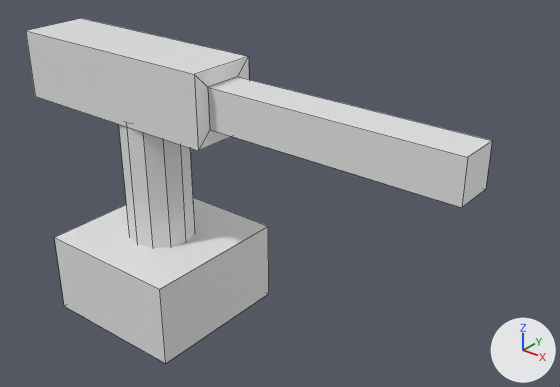
Before and after pictures for a commit that changed the Blender file Assets/Meshes/Turret/testTurret.blend.
Rendered twice from a 50 mm lens placed at (15.62, -13.88, 13.88), pointed at (3.85, 0.84, 4.76). Lighting does not change. The marker at lower right points along +X, +Y and +Z. Mesh edges are drawn as thin lines.

The first picture shows 'Cube', 'Turret'.
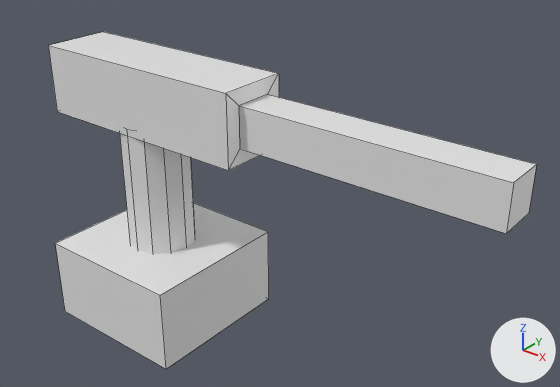
The change, as a list of edits to the scene's bpy script:
```text
Change me_cube:
    where me_cube.from_pydata(...)  # 16 vertices, 14 faces; spans x -5.82..8.02, y -1.0..1.0, z -1.0..1.0
    used by ob_turret; location = (1.68, 0.0, 7.29)
    me_cube part 1: the whole mesh is moved by (2.61, 0.02, 0.04)
Change ob_turret:
    ob_turret.location: (1.68, 0.0, 7.29) -> (0.05, 0.01, 6.97)
Change ob_cube:
    ob_cube.location: (0.0, 0.0, 1.41) -> (0.0, 0.0, 1.21)
```

What differs and where, as boxes (x1, y1, x2, y2) in the pictures (560 x 387 px):
'Turret', moved: before (26, 18, 492, 208); after (49, 32, 537, 234)
'Cube', moved: before (54, 125, 269, 363); after (55, 129, 269, 369)
